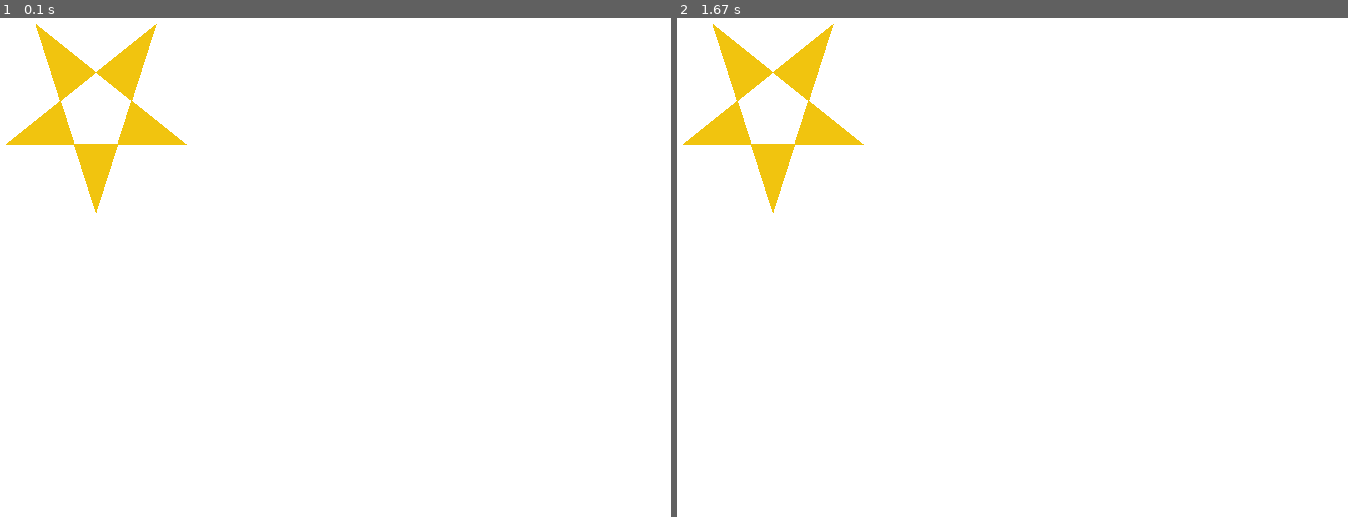
Above: before the commit, frames 1-2 (left to right).
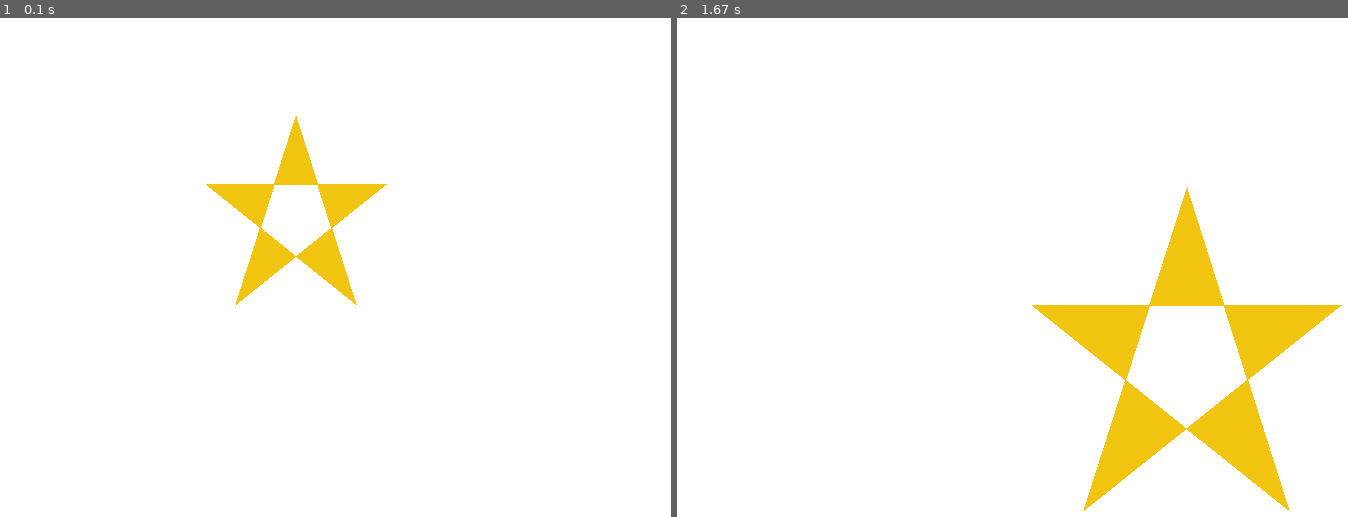
Above: after the commit, the same moments.

Repository: taohansens/Infnet
Game: pygame game, started from Bloco I/Fundamentos do Desenvolvimento Python/TP_03/Q16.py
Same seed, same stepped clock (60 frames per second), same inputs: the game is played once before the commit and once after it.
Inputs (mouse positions are in pixels of both pictures, inside the frame that each line leads up to):
- Up to frame 1 (0.1 s): no input
- Up to frame 2 (1.67 s): click (1072, 312) at 0.38 s

The runs differ from the first frame. In frame 1, 4.9% of the frame differs, in the area x 0-58%, y 1-58%; in frame 2, 9.6%, in the area x 0-100%, y 1-99%.

Commit message:
Gerando estrela, porém mal posicionada.

Diff:
--- a/Bloco I/Fundamentos do Desenvolvimento Python/TP_03/Q16.py
+++ b/Bloco I/Fundamentos do Desenvolvimento Python/TP_03/Q16.py
@@ -5,6 +5,7 @@
 """
 
 import pygame
+import random
 
 pygame.init()
 largura_tela = 800
@@ -18,20 +19,24 @@
 
 
 # Função para desenhar quadrado vermelhor com lado 100px.
-def desenha_estrela(x, y):
+def desenha_estrela(x, y, tamanho):
     tela.fill(branco)
-    #poligono = [[100, 198], [190, 130], [160, 10], [40, 10], [10, 130]]
-
-    #ok
-    poligono = [[40, 10], [100, 198], [160, 10], [10, 130], [190, 130]]
-
-    #poligono = [[y - 100, x - 10], [y - 40, x - 198], [y - 190, x - 78], [y - 10, x - 78], [y - 160, x - 198]]
-    pygame.draw.polygon(tela, amarelo, poligono)
+    #poligono = [[100, 198], [40, 10], [190, 130], [10, 130], [160, 10]]
+    # tamanho original
+    poligono = [[x-100, y-198], [x-40, y-10], [x-190, y-130], [x-10, y-130], [x-160, y-10]]
+    # transforma o polígono no tamanho random.
+    poligono_scale = poligono.copy()
+    for ponto in poligono_scale:
+        ponto[0] *= tamanho
+        ponto[1] *= tamanho
+    pygame.draw.polygon(tela, amarelo, poligono_scale)
 
 
 terminou = False
 posicao_atual = [largura_tela/2, altura_tela/2]
-desenha_estrela(*posicao_atual)
+# tamanho inicial
+tamanho = 1
+desenha_estrela(*posicao_atual, tamanho)
 
 while not terminou:
     # atualiza a tela
@@ -46,9 +51,11 @@
             print("pos mouse: ", pos1,pos2)
             print(posicao_atual)
             # Alinha ao centro do quadrado
-            posicao_atual = (pos1+224, pos2 + 100)
+            posicao_atual = (pos1, pos2)
+            tamanho = random.uniform(0.4, 2)
+            print(tamanho)
 
-        desenha_estrela(*posicao_atual)
+        desenha_estrela(*posicao_atual, tamanho)
 # finaliza a janela do jogo
 pygame.display.quit()
 # finaliza o pygame
